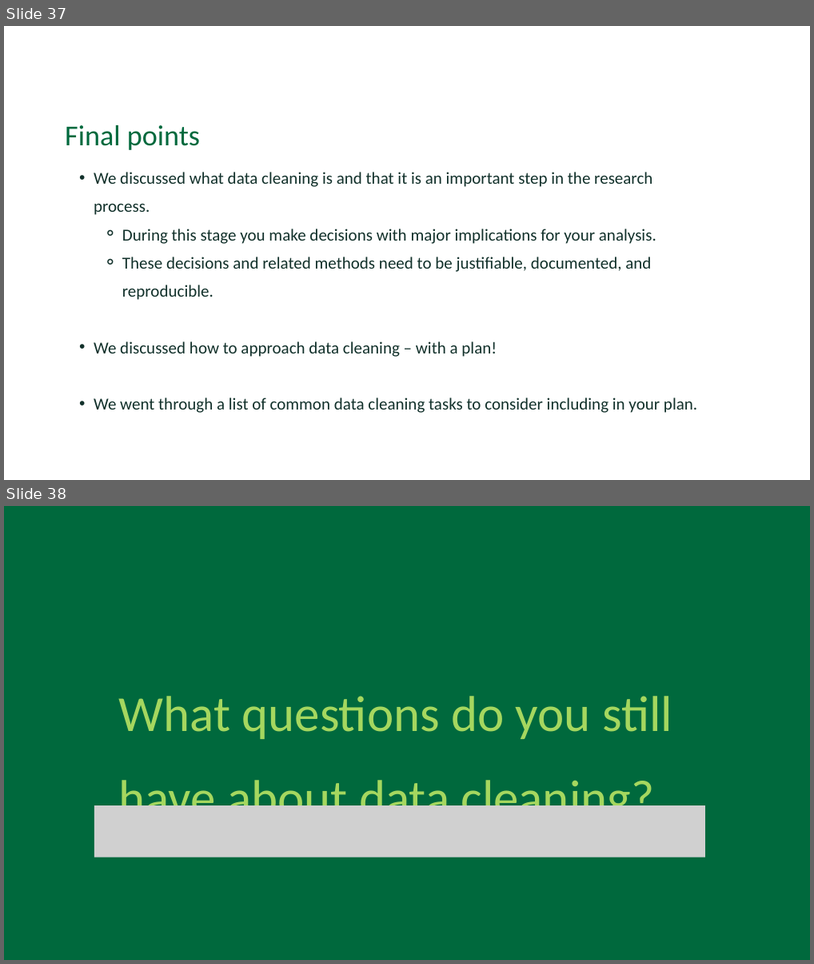
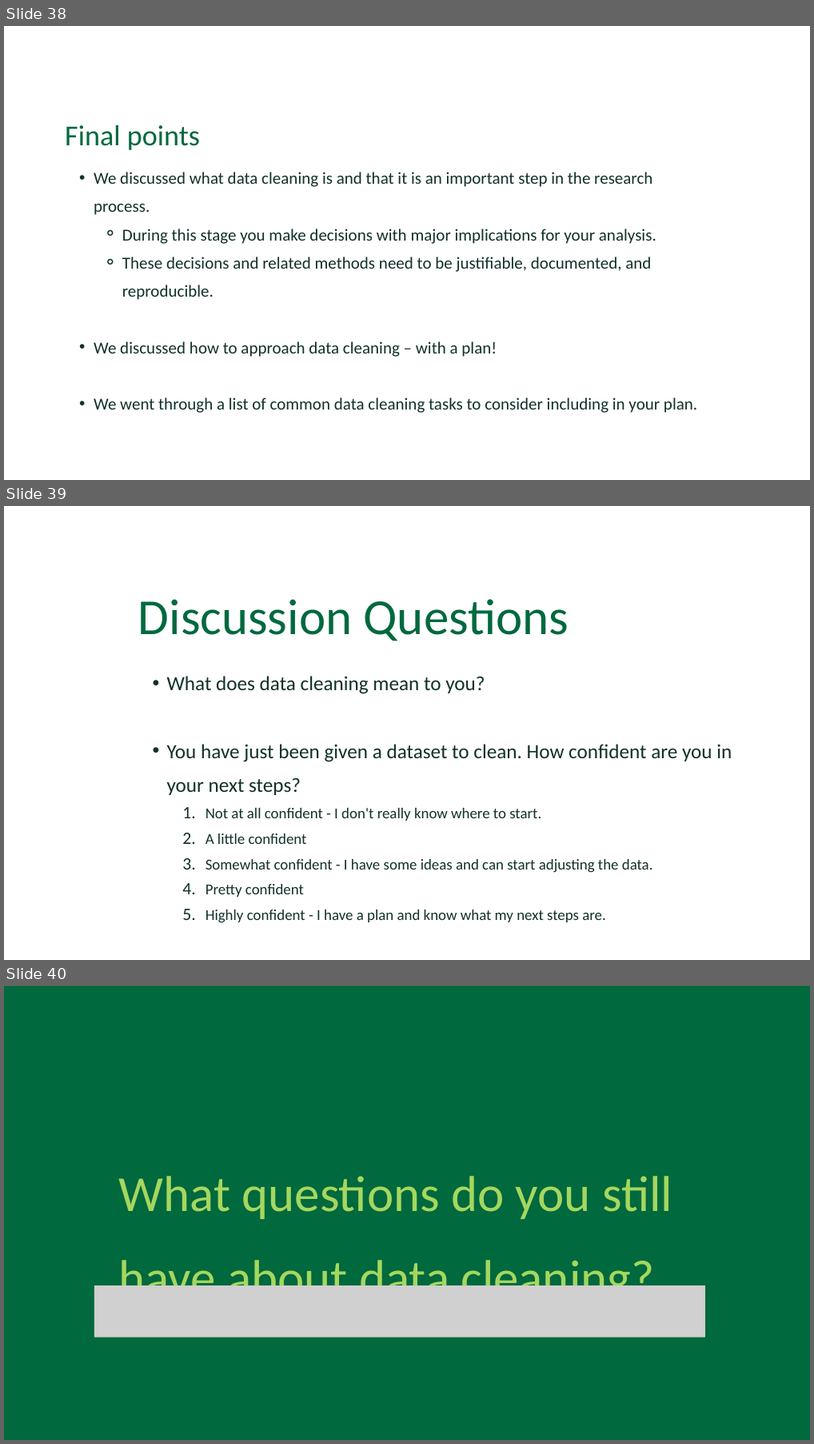
Before and after one commit to Dartmouth-Libraries/r_research-fundamentals_ws, a slide deck: slides/03a_Data-Cleaning.pptx. Shown one above the other, each under a label of ours: slides 37 and 38 before the commit, slides 38, 39 and 40 after it. The pictures are 814x964 and 814x1444 pixels, drawn with LibreOffice and Linux fonts; fonts in the diff are those of the drawing; grey boxes stand for pictures; background and template pictures are left out. Boxes give left, top, right and bottom in pixels: in the first picture for what was removed or moved away, otherwise in the second. Text is boxed around its words. In the diff, an @@ line names an element or a change of style, - is before the commit and + after.

Commit message:
3a data cleaning slide updates

```diff
--- a/slides/03a_Data-Cleaning.pptx
+++ b/slides/03a_Data-Cleaning.pptx
@@ slide 39 added at [4, 506, 810, 960], background #FFFFFF @@
@@ title added at [138, 599, 570, 641], 60 pt, text #00693E @@
+Discussion Questions
@@ text added at [167, 676, 732, 923], 18 pt, text #12312B @@
+  • What does data cleaning mean to you?
+  • You have just been given a dataset to clean. How confident are you in your next steps?
+    1. Not at all confident - I don't really know where to start.
+    2. A little confident
+    3. Somewhat confident - I have some ideas and can start adjusting the data.
+    4. Pretty confident
+    5. Highly confident - I have a plan and know what my next steps are.
@@ what was slide 37 is now slide 38 @@
@@ what was slide 38 is now slide 40 @@
```
Also in this commit, not shown: 3 slides changed, 3 other slides added, 2 slides removed.
